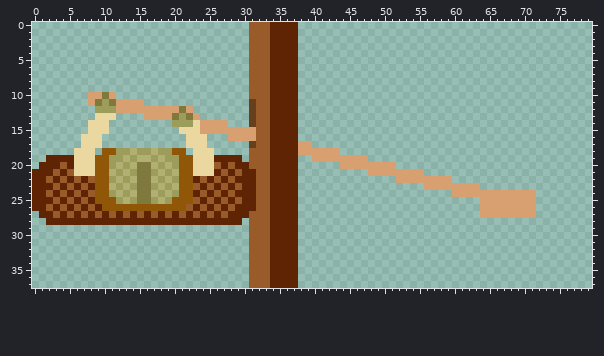
Sprite sheet: Art/Tasks/Rowing/Active/CrewRowingK.png. Above is the file before it was changed.
The file is 160x76 pixels, drawn in blocks of 2x2; one block is one cell here. Colours within 5 levels of each other are drawn and written as one.
Once edited:
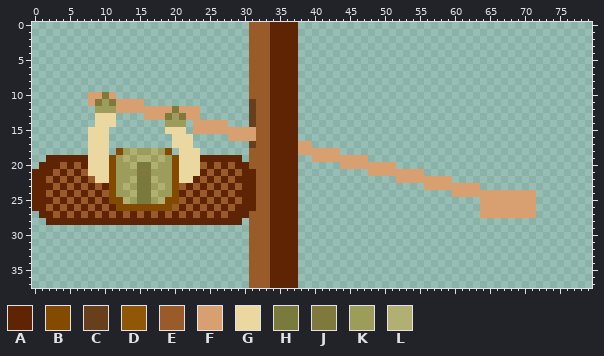
Palette (. is transparent): A #5f2404  B #834b00  C #683f1d  D #915709  E #985b29  F #d89f70  G #ebd8a1  H #797a3b  J #80793e  K #9c9c5b  L #b2af72
Message: Update rowing task to scale
Difference:
@@ x 4..27 @@
 11 ....FJKJFFFF............
-12 .....KKKFFFFFFFFFJF.....
-13 .....GGG....FFFFJKJF....
-14 ....GGG.........KKKGFFFF
-15 ....GGG..........GGGFFFF
-16 ...GGG............GGG...
-17 ...GGG............GGG...
-18 ..GGG.DDKKLKKLKKDD.GGG..
-19 AAGGGDDKKLKLLKLKKDDGGGAA
-20 EAGGGDDKLKLJJLKLKDDGGGEA
-21 AEGGGDDLKLKJJKLKLDDGGGAE
-22 EAEAEDDKLKLJJLKLKDDAEAEA
-23 AEAEADDLKLKJJKLKLDDEAEAE
-24 EAEAEDDKLKLJJLKLKDDAEAEA
-25 AEAEADDDKLKJJKLKDDDEAEAE
-26 EAEAEADDDDDDDDDDDDEAEAEA
+12 .....KKKFFFFFFFFJFFF....
+13 .....GGG....FFFJKJFF....
+14 .....GGG.......KKK.FFFFF
+15 ....GGG........GGG.FFFFF
+16 ....GGG.........GGG.....
+17 ....GGG.........GGG.....
+18 ....GGG.BKLKKLKB.GGG....
+19 AAAAGGGBKLKLLKLKBGGGAAAA
+20 EAEAGGGBKKLHHLKKBGGGEAEA
+21 AEAEGGGBKKKJJKKKBGGGAEAE
+22 EAEAEGGBKKLHHLKKBGGAEAEA
+23 AEAEAEABKLKHHKLKBEAEAEAE
+24 EAEAEAEBKKLHHLKKBAEAEAEA
+25 AEAEAEABBLKHHKLBBEAEAEAE
+26 EAEAEAEABBBBBBBBEAEAEAEA
 27 AEAEAEAEAEAEAEAEAEAEAEAE
Where, in picture pixels (left, top, right, bottom), the same in both pictures:
changed: (74, 106, 214, 211)
